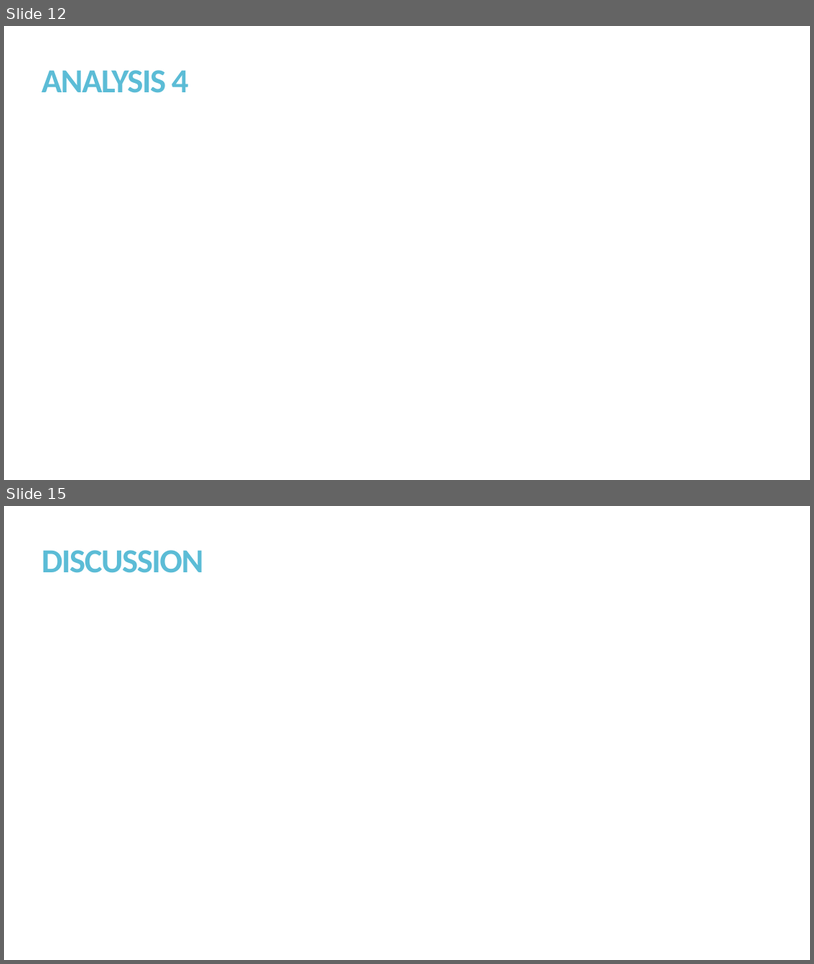
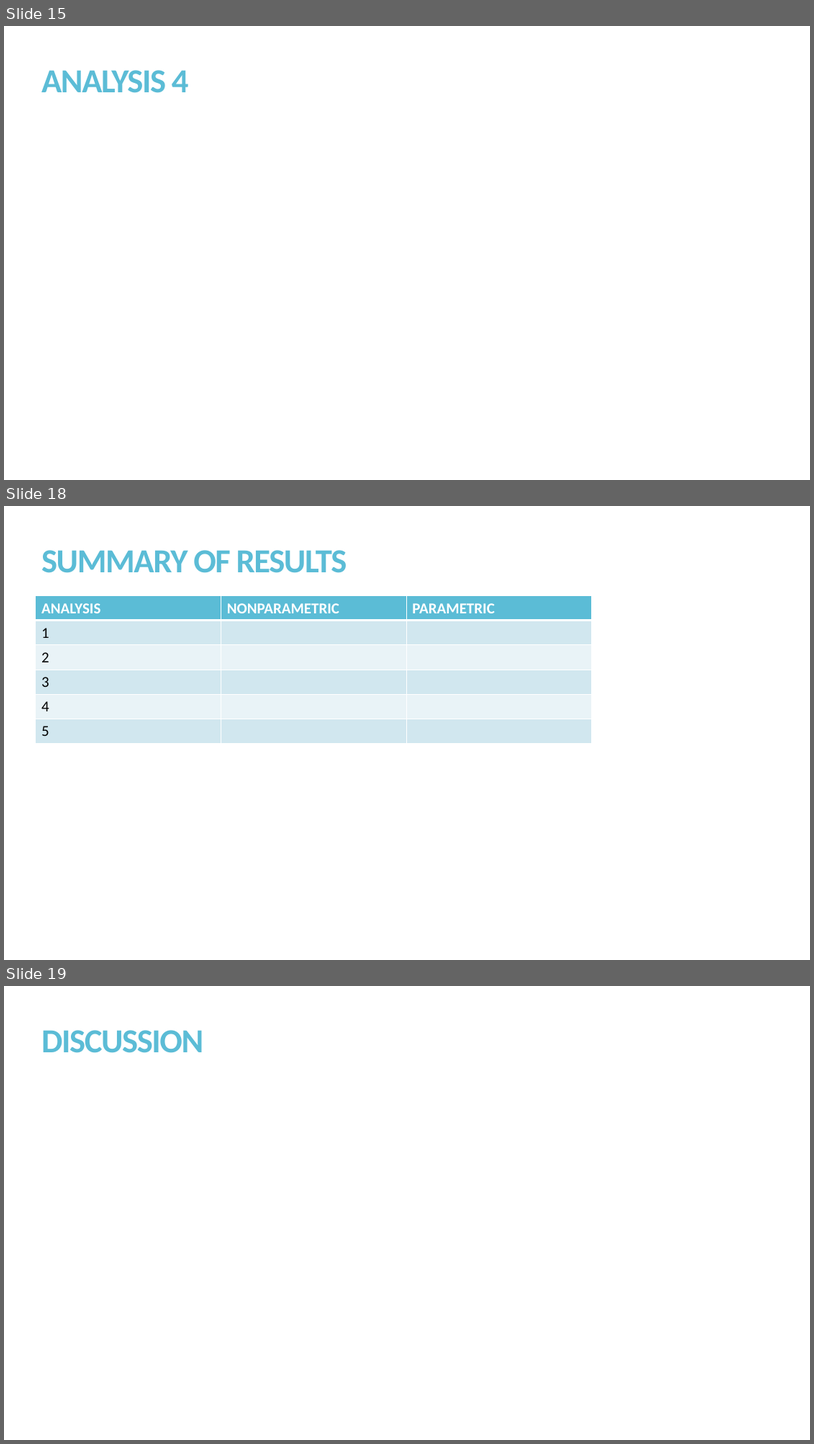
Before and after one commit to kmprioliPROF/MAT_8452_Final_Project, a slide deck: Prioli_Final_Proj.pptx. Shown one above the other, each under a label of ours: slides 12 and 15 before the commit, slides 15, 18 and 19 after it; the slides between them are not shown. The pictures are 814x964 and 814x1444 pixels, drawn with LibreOffice and Linux fonts; fonts in the diff are those of the drawing. Boxes give left, top, right and bottom in pixels: in the first picture for what was removed or moved away, otherwise in the second. Text is boxed around its words. In the diff, an @@ line names an element or a change of style, - is before the commit and + after.

```diff
--- a/Prioli_Final_Proj.pptx
+++ b/Prioli_Final_Proj.pptx
@@ slide 18 added at [4,506,810,960], background #FFFFFF @@
@@ title added at [41,550,347,573], 40 pt, text #5BBCD6, bold @@
+SUMMARY OF RESULTS
@@ table added at [36,596,593,743], 6 rows, 3 columns @@
+ANALYSIS | NONPARAMETRIC | PARAMETRIC
+1 |  | 
+2 |  | 
+3 |  | 
+4 |  | 
+5 |  | 
@@ what was slide 12 is now slide 15 @@
@@ what was slide 15 is now slide 19 @@
```
Also in this commit, not shown: 2 slides changed, 3 other slides added.
